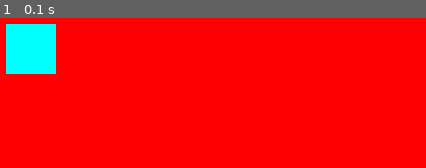
Above: before the commit, frame 1.
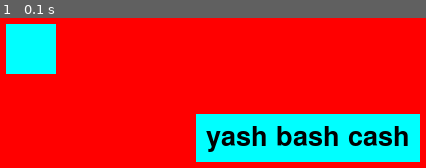
Above: after the commit, the same moment.

Repository: sakethnadiger/A-Level-Group-Project
Game: pygame game, started from pygame_experiment.py
The game is run twice, just before and just after one commit, with the same random seed, the same clock (stepped at 60 frames per second) and the same inputs.
Inputs:
- Up to frame 1 (0.1 s): no input

The runs differ from the first frame. In frame 1, 17% of the frame differs, in the area x 46-99%, y 64-96%.

Commit message:
implemented a our own library called ui_elements and created a label function

Diff:
--- a/pygame_experiment.py
+++ b/pygame_experiment.py
@@ -1,16 +1,22 @@
 import pygame
+import ui_elements
+# ui_elements refers to the python file in the same folder. this is basically our own homemade library of classes of ui elements that we have made. see that file for more info.
 
 
 pygame.init() # creates an object of the pygame class to make our window
 
 pygame.display.set_caption('Quick Start') # sets the caption at the top of the window
-window_surface = pygame.display.set_mode((800, 600)) # sets the size of the window. theres some other ways to do fullscreen stc but we wont worry abt that now
+screen = pygame.display.set_mode((800, 600)) # sets the size of the window. theres some other ways to do fullscreen stc but we wont worry abt that now
 
 background = pygame.Surface((800, 600)) # creating a background object o make a black background
 background.fill(pygame.Color('#FF0000'))
 
 
 BLUE = (0, 255, 255)
+
+# creating an instance of one of the ui elements i have made. a label is a thing that displays text
+yashtext = ui_elements.Label(BLUE, "yash bash cash", 0)
+
 
 # IN PYGAME YOU ALWAYS USE THIS WHILE LOOP STRUCTURE, THIS IS THE CORE SYSTEM OF PYGAME.
 # it is what allows us to constantly check for things like clicks and button presses each frame.
@@ -25,7 +31,10 @@
             # checking if they press the x button on the window and closing if it happens
             is_running = False
 
-    window_surface.blit(background, (0, 0))
-    pygame.draw.rect(window_surface, BLUE, (10, 10, 50, 50))
+    screen.blit(background, (0, 0))
+    pygame.draw.rect(screen, BLUE, (10, 10, 50, 50))
+
+    # drawing the label that we defined earlier
+    yashtext.draw(screen, 200, 100)
 
     pygame.display.update()
--- /dev/null
+++ b/ui_elements.py
@@ -0,0 +1,20 @@
+import pygame
+
+# this is effectively a homemade library where we create classes for ui_elements. this can be imported into the main program to be used.
+# the reason we have this in a separate file is to be better organised and promote reusability.
+# TLDR we're remaking tkinter from scratch
+
+# label has attributes colour, text and text_colour
+class Label():
+    def __init__(self, colour, text, text_colour):
+        self.colour = colour
+        self.text = text
+        self.text_colour = text_colour
+
+    # method that draws the label to the screen. take parameters: screen to be drawn on, position x, position y
+    def draw(self, surface, x, y):
+        font = pygame.font.SysFont(None, 40)
+        img = font.render(self.text, True, self.text_colour)
+        # calculations are made to ensure text is centered and the rectangle fits the text box properly
+        pygame.draw.rect(surface, self.colour, (x, y, img.get_width() + 20, img.get_height() + 20))
+        surface.blit(img, (x + 10, y + 10))
